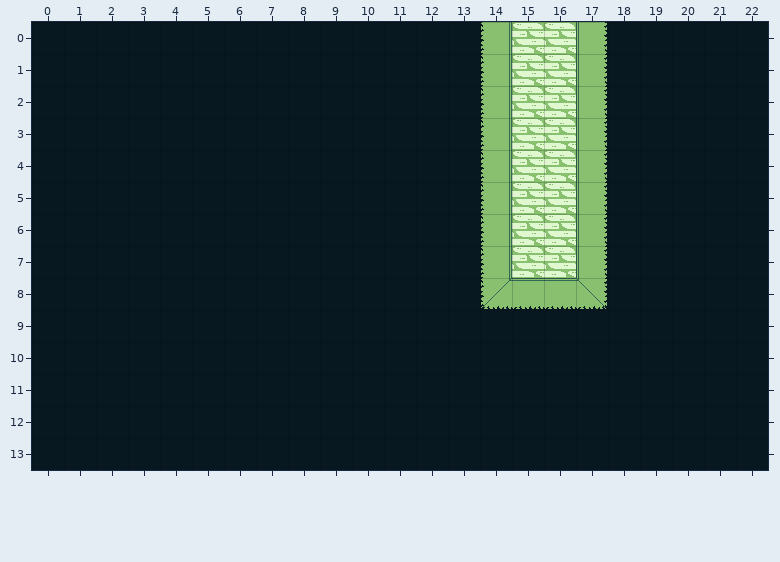
Tiled map, stored at data/slepe_tiles/slepa2.tmx. The picture above was drawn from the file before the commit.
Cells are 32x32 px. Shown: x 0..22, y 0..13.
New version:
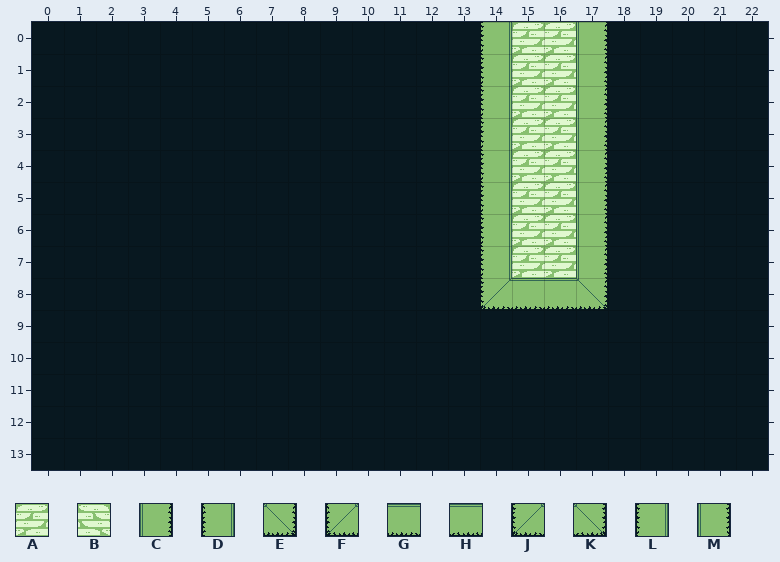
Key: from "Zdi": A 4 "proto-podlaha", B 4 flipped left-right "proto-podlaha", C 8 "proto-zeď_v1_3", D 8 flipped left-right "proto-zeď_v1_3", E 9 "proto-zeď_v1_4", F 9 flipped left-right "proto-zeď_v1_4", G 11 "proto-zeď_v1_6", H 11 flipped left-right "proto-zeď_v1_6", J 12 "proto-zeď_v1_7", K 12 flipped left-right "proto-zeď_v1_7", L 14 "proto-zeď_v1_9", M 14 flipped left-right "proto-zeď_v1_9".
_ is an empty cell.
What changed:
Layer "Vrstva dlaždic 1":
y 0..7: x 14..17 DBBM -> LAAC
y 8: x 14..17 FHHK -> JGGE
